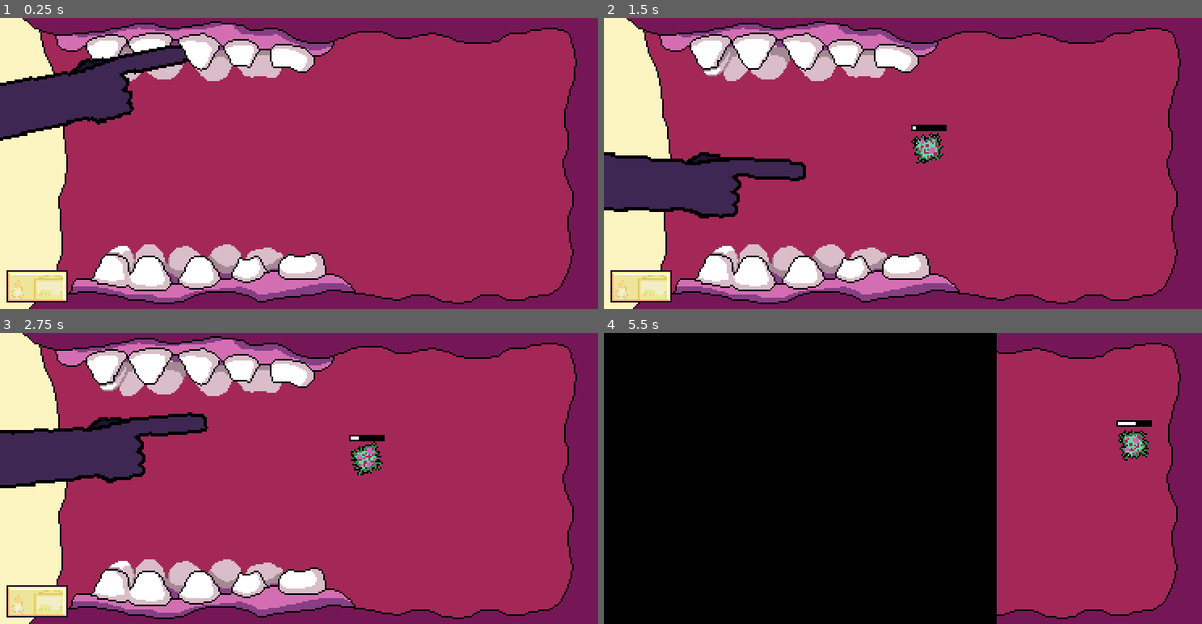
Above: before the commit, frames 1-4 (two rows, left to right).
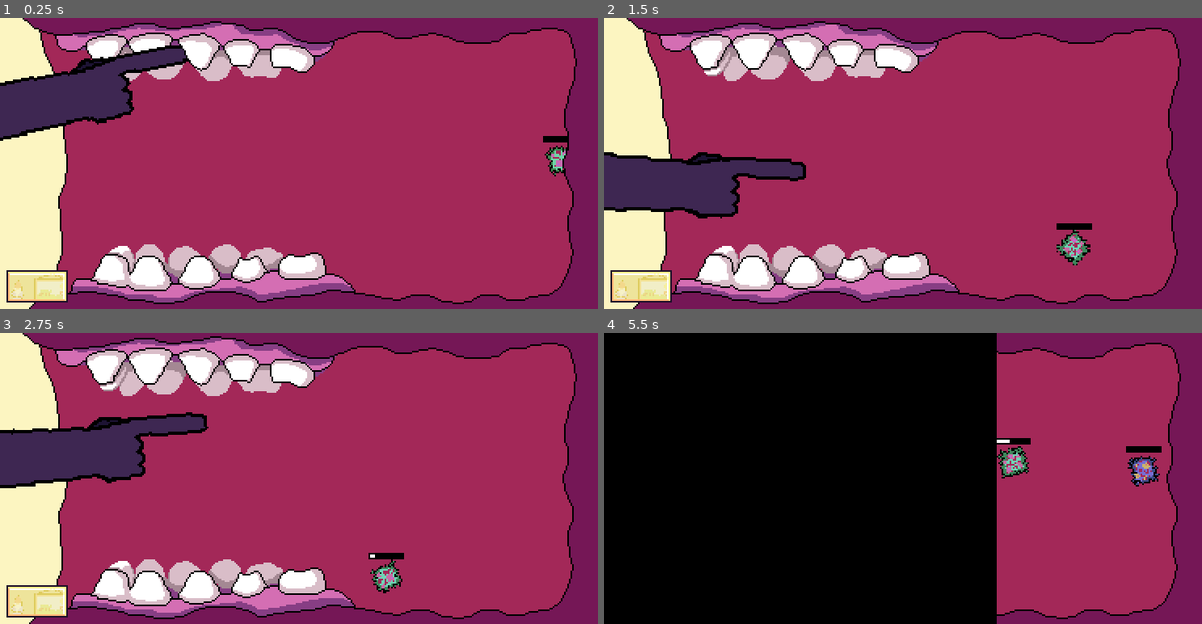
Above: after the commit, the same moments.

Repository: mOtHNOg/Godot-Wild-Jam--35
Game: Godot game, scene res://scenes/SceneManager.tscn
The game is run twice, just before and just after one commit, with the same random seed, the same clock (stepped at 60 frames per second) and the same inputs. Sound files missing from this copy of the repository are replaced by a short silence.
Inputs (mouse positions are in pixels of both pictures, inside the frame that each line leads up to):
- Up to frame 1 (0.25 s): no input
- Up to frame 2 (1.5 s): move the mouse to (1034, 148) at 0.52 s; hold W (up) 0.53-1.28 s; hold Right (right) from 0.53 s (still down); click (1034, 148) at 0.6 s; move the mouse to (783, 178) at 1.27 s; tap W (up) at 1.35 s
- Up to frame 3 (2.75 s): tap W (up) at 1.52, 1.82 s; click (179, 493) at 1.55 s; move the mouse to (358, 414) at 2.02 s; release Right (right) at 2.03 s; hold A (left) from 2.03 s (still down); hold W (up) from 2.03 s (still down); click (358, 414) at 2.1 s
- Up to frame 4 (5.5 s): move the mouse to (873, 536) at 2.77 s; release A (left) at 2.78 s; release W (up) at 2.78 s; hold Right (right) 2.78-4.28 s; tap Space (space) at 2.85, 5 s; tap W (up) at 3.02, 3.32, 4.35, 4.52, 4.82 s; click (873, 536) at 3.05 s; move the mouse to (813, 452) at 3.52 s; hold W (up) 3.53-4.28 s; click (813, 452) at 3.6 s; tap Enter at 4.25 s; move the mouse to (735, 463) at 4.27 s; hold A (left) 4.28-5.03 s; click (735, 463) at 4.55 s; move the mouse to (1046, 478) at 5.02 s; hold Right (right) from 5.03 s (still down); hold W (up) from 5.03 s (still down); click (1046, 478) at 5.1 s

The runs differ from the first frame. In frame 1, 0.4% of the frame differs, in the area x 0-95%, y 7-55%; in frame 2, 1.1%; in frame 3, 1.0%; in frame 4, 1.4%, in the area x 65-94%, y 30-53%.

Commit message:
toothbrush appears at end of all phases (still need wings).. +wip activity warning

Diff:
--- a/assets/resources/EndScreen_animation2.tres
+++ b/assets/resources/EndScreen_animation2.tres
@@ -37,7 +37,7 @@
 "times": PoolRealArray( 0, 8.5, 10.5, 11.7, 12.5, 14, 15 ),
 "transitions": PoolRealArray( 1, 1, 1, 1, 1, 1, 1 ),
 "update": 0,
-"values": [ 0.0, 0.0, 0.57, 0.57, 0.78, 0.78, 1.0 ]
+"values": [ 0.0, 0.0, 0.57, 0.57, 0.785, 0.785, 1.0 ]
 }
 tracks/3/type = "value"
 tracks/3/path = NodePath("BackgroundPerson:modulate")
--- a/scenes/Arm.tscn
+++ b/scenes/Arm.tscn
@@ -6,6 +6,9 @@
 
 [sub_resource type="RectangleShape2D" id=1]
 extents = Vector2( 22, 6 )
+
+[sub_resource type="RectangleShape2D" id=2]
+extents = Vector2( 20, 8 )
 
 [node name="Arm" type="Node2D" groups=[
 "needs_disabling_Mouth",
@@ -26,6 +29,11 @@
 position = Vector2( -14, 0 )
 shape = SubResource( 1 )
 
+[node name="ToothbrushCollision" type="CollisionShape2D" parent="Finger"]
+position = Vector2( -24, 14 )
+shape = SubResource( 2 )
+disabled = true
+
 [node name="Tween" type="Tween" parent="."]
 
 [node name="SFX" type="Node" parent="."]
--- a/scenes/BacteriaSpawner.tscn
+++ b/scenes/BacteriaSpawner.tscn
@@ -7,6 +7,7 @@
 
 [node name="SpawnTimer" type="Timer" parent="."]
 wait_time = 10.0
+one_shot = true
 
 [node name="PhaseTimer" type="Timer" parent="."]
 one_shot = true
--- a/scenes/EndScreen.tscn
+++ b/scenes/EndScreen.tscn
@@ -7,6 +7,7 @@
 [ext_resource path="res://assets/resources/EndScreen_animation.tres" type="Animation" id=5]
 [ext_resource path="res://assets/resources/EndScreen_animation2.tres" type="Animation" id=6]
 [ext_resource path="res://assets/sound/sfx/text.wav" type="AudioStream" id=7]
+[ext_resource path="res://assets/sound/sfx/toothbrush explosion.wav" type="AudioStream" id=8]
 
 [node name="EndScreen" type="Node"]
 script = ExtResource( 1 )
@@ -89,7 +90,8 @@
 [node name="SFX" type="Node" parent="."]
 
 [node name="Explosion" type="AudioStreamPlayer" parent="SFX"]
+stream = ExtResource( 8 )
 
 [node name="Text" type="AudioStreamPlayer" parent="SFX"]
 stream = ExtResource( 7 )
-volume_db = -8.0
+volume_db = -2.0
--- a/scenes/Mouth.tscn
+++ b/scenes/Mouth.tscn
@@ -1,10 +1,12 @@
-[gd_scene load_steps=6 format=2]
+[gd_scene load_steps=8 format=2]
 
 [ext_resource path="res://scenes/BacteriaSpawner.tscn" type="PackedScene" id=1]
 [ext_resource path="res://scenes/Arm.tscn" type="PackedScene" id=2]
-[ext_resource path="res://assets/art/backgrounds/mouth foreground.png" type="Texture" id=3]
-[ext_resource path="res://assets/art/backgrounds/mouth background.png" type="Texture" id=4]
+[ext_resource path="res://assets/art/backgrounds/mouth/background.png" type="Texture" id=3]
+[ext_resource path="res://assets/art/backgrounds/mouth/foreground.png" type="Texture" id=4]
 [ext_resource path="res://scripts/Mouth.gd" type="Script" id=5]
+[ext_resource path="res://assets/art/backgrounds/teeth/foreground/undamaged.png" type="Texture" id=6]
+[ext_resource path="res://assets/art/backgrounds/teeth/background/undamaged.png" type="Texture" id=7]
 
 [node name="Mouth" type="Node2D" groups=[
 "needs_disabling_Mouth",
@@ -15,20 +17,24 @@
 [node name="MouthBackground" type="Sprite" parent="."]
 position = Vector2( 180, 90 )
 z_index = -1
-texture = ExtResource( 4 )
+texture = ExtResource( 3 )
+
+[node name="TeethBackground" type="Sprite" parent="."]
+position = Vector2( 180, 90 )
+texture = ExtResource( 7 )
 
 [node name="BacteriaParent" type="Node2D" parent="."]
 
 [node name="BacteriaSpawner" parent="." instance=ExtResource( 1 )]
-position = Vector2( 416, 90 )
-min_spawn_time = 2
-max_spawn_time = 6
-auto_start = true
+position = Vector2( 380, 90 )
 bacteria_move_area_boundaries = [ Vector2( 176, 40 ), Vector2( 336, 160 ) ]
 
 [node name="Arm" parent="." instance=ExtResource( 2 )]
 
 [node name="MouthForeground" type="Sprite" parent="."]
 position = Vector2( 180, 90 )
-z_index = 1
-texture = ExtResource( 3 )
+texture = ExtResource( 4 )
+
+[node name="TeethForeground" type="Sprite" parent="."]
+position = Vector2( 180, 90 )
+texture = ExtResource( 6 )
--- a/scenes/SceneManager.tscn
+++ b/scenes/SceneManager.tscn
@@ -8,6 +8,7 @@
 [ext_resource path="res://assets/art/ui/to wall button/pressed.png" type="Texture" id=6]
 [ext_resource path="res://assets/sound/sfx/button click.wav" type="AudioStream" id=7]
 [ext_resource path="res://assets/sound/sfx/toothbrush.ogg" type="AudioStream" id=8]
+[ext_resource path="res://assets/font/new_dynamicfont.tres" type="DynamicFont" id=9]
 
 [node name="SceneManager" type="Node"]
 script = ExtResource( 3 )
@@ -18,9 +19,9 @@
 [node name="CanvasLayer" type="CanvasLayer" parent="."]
 layer = 2
 
-[node name="UI" type="Node" parent="CanvasLayer"]
+[node name="UI_HUD" type="Node" parent="CanvasLayer"]
 
-[node name="ViewSwitchButton" type="TextureButton" parent="CanvasLayer/UI"]
+[node name="ViewSwitchButton" type="TextureButton" parent="CanvasLayer/UI_HUD"]
 anchor_top = 1.0
 anchor_bottom = 1.0
 margin_left = 4.0
@@ -34,12 +35,31 @@
 "_edit_use_anchors_": false
 }
 
+[node name="ActivityWarning" type="Label" parent="CanvasLayer/UI_HUD"]
+visible = false
+anchor_top = 1.0
+anchor_bottom = 1.0
+margin_left = 44.0
+margin_top = -21.5
+margin_right = 130.0
+margin_bottom = -7.5
+custom_fonts/font = ExtResource( 9 )
+custom_colors/font_color = Color( 0.870588, 0.8, 0.368627, 1 )
+text = "ACTIVITY AT WALL"
+__meta__ = {
+"_edit_use_anchors_": false
+}
+
+[node name="BlinkTimer" type="Timer" parent="CanvasLayer/UI_HUD/ActivityWarning"]
+wait_time = 0.5
+
 [node name="Transitions" type="Node" parent="CanvasLayer"]
 
 [node name="Wall" parent="." instance=ExtResource( 2 )]
 visible = false
 
 [node name="Mouth" parent="." instance=ExtResource( 1 )]
+position = Vector2( 0, -0.0556793 )
 
 [node name="SFX" type="Node" parent="."]
 
@@ -47,9 +67,15 @@
 stream = ExtResource( 7 )
 volume_db = 4.0
 
-[node name="Music" type="AudioStreamPlayer" parent="."]
-stream = ExtResource( 8 )
+[node name="Music" type="Node" parent="."]
+
+[node name="Music" type="AudioStreamPlayer" parent="Music"]
 autoplay = true
 bus = "Music"
 
-[connection signal="pressed" from="CanvasLayer/UI/ViewSwitchButton" to="." method="_on_ViewSwitchButton_pressed"]
+[node name="Toothbrush" type="AudioStreamPlayer" parent="Music"]
+stream = ExtResource( 8 )
+bus = "Music"
+
+[connection signal="pressed" from="CanvasLayer/UI_HUD/ViewSwitchButton" to="." method="_on_ViewSwitchButton_pressed"]
+[connection signal="timeout" from="CanvasLayer/UI_HUD/ActivityWarning/BlinkTimer" to="." method="_on_BlinkTimer_timeout"]
--- /dev/null
+++ b/scenes/Toothbrush.tscn
@@ -0,0 +1,68 @@
+[gd_scene load_steps=7 format=2]
+
+[ext_resource path="res://scripts/Toothbrush.gd" type="Script" id=1]
+[ext_resource path="res://assets/art/probably not living objects/toothbrush.png" type="Texture" id=2]
+[ext_resource path="res://assets/sound/sfx/toothbrush pick up.wav" type="AudioStream" id=3]
+
+[sub_resource type="RectangleShape2D" id=1]
+extents = Vector2( 40, 40 )
+
+[sub_resource type="Animation" id=3]
+resource_name = "Clicked"
+length = 0.3
+step = 0.025
+tracks/0/type = "value"
+tracks/0/path = NodePath(".:scale")
+tracks/0/interp = 1
+tracks/0/loop_wrap = true
+tracks/0/imported = false
+tracks/0/enabled = true
+tracks/0/keys = {
+"times": PoolRealArray( 0, 0.3 ),
+"transitions": PoolRealArray( -1.5, 1 ),
+"update": 0,
+"values": [ Vector2( 1, 1 ), Vector2( 0, 0 ) ]
+}
+
+[sub_resource type="Animation" id=2]
+resource_name = "Idle"
+length = 4.0
+loop = true
+tracks/0/type = "value"
+tracks/0/path = NodePath(".:offset")
+tracks/0/interp = 0
+tracks/0/loop_wrap = true
+tracks/0/imported = false
+tracks/0/enabled = true
+tracks/0/keys = {
+"times": PoolRealArray( 0, 1, 2, 3, 4 ),
+"transitions": PoolRealArray( 1, 1, 1, 1, 1 ),
+"update": 0,
+"values": [ Vector2( 0, 0 ), Vector2( 0, 1 ), Vector2( 0, 0 ), Vector2( 0, -1 ), Vector2( 0, -1 ) ]
+}
+
+[node name="Toothbrush" type="Area2D"]
+position = Vector2( 185, -64 )
+collision_layer = 512
+collision_mask = 512
+script = ExtResource( 1 )
+
+[node name="CollisionShape2D" type="CollisionShape2D" parent="."]
+shape = SubResource( 1 )
+
+[node name="Tween" type="Tween" parent="."]
+
+[node name="AnimationPlayer" type="AnimationPlayer" parent="."]
+anims/Clicked = SubResource( 3 )
+anims/Idle = SubResource( 2 )
+
+[node name="Sprite" type="Sprite" parent="."]
+texture = ExtResource( 2 )
+
+[node name="PickUpSFX" type="AudioStreamPlayer" parent="."]
+stream = ExtResource( 3 )
+volume_db = -8.0
+
+[connection signal="mouse_entered" from="." to="." method="_on_Toothbrush_mouse_entered"]
+[connection signal="mouse_exited" from="." to="." method="_on_Toothbrush_mouse_exited"]
+[connection signal="tween_completed" from="Tween" to="." method="_on_Tween_tween_completed"]
--- a/scenes/Wall.tscn
+++ b/scenes/Wall.tscn
@@ -93,3 +93,5 @@
 shape = SubResource( 4 )
 one_way_collision = true
 one_way_collision_margin = 6.0
+
+[node name="ToothbrushLayer" type="CanvasLayer" parent="."]
--- a/scripts/Arm.gd
+++ b/scripts/Arm.gd
@@ -4,9 +4,10 @@
 onready var tween = $Tween
 onready var finger = $Finger
 onready var sfx_poke = $SFX/Poke
+onready var arm_sprite = $ArmSprite
+onready var toothbrush_collision = $Finger/ToothbrushCollision
 
 var disabled: bool = false
-var has_toothbrush: bool = false
 
 const rotation_speed = 10
 const arm_extend_time = 0.2
@@ -59,6 +60,12 @@
 		if extending == false:
 			position = lerp(position, rest_pos, arm_retract_speed * delta)
 
+	# set sprite to toothbrush after finding it
+	if Global.has_toothbrush == true:
+		arm_sprite.texture = load("res://assets/art/probably living objects/tooth brush arm.png")
+		arm_sprite.modulate = Color(1, 1, 1, 1)
+		toothbrush_collision.set_deferred("disabled", false)
+
 func poke() -> void:
 	extending = true
 
@@ -90,4 +97,4 @@
 
 		if area is Bacteria:
 			connect("collided_with_bacteria", area, "_on_finger_collision")
-			emit_signal("collided_with_bacteria", has_toothbrush)
+			emit_signal("collided_with_bacteria")
--- a/scripts/Bacteria.gd
+++ b/scripts/Bacteria.gd
@@ -167,8 +167,6 @@
 	if disabled == false:
 		Global.screen_flash(Global.mouth, 0.8, Color(1, 1, 1, 0.9))
 
-	Global.teeth_health -= 1
-
 	queue_free()
 
 func die() -> void:
@@ -203,18 +201,15 @@
 func _on_MoveDelayTimer_timeout() -> void:
 	set_movement()
 
-func _on_finger_collision(poked_with_toothbrush: bool) -> void:
-	if poked_with_toothbrush == true:
-		pass
-	else:
-		if explosive == true:
-			explode()
-		else:
-			die()
+func _on_finger_collision() -> void:
+	if explosive == true and Global.has_toothbrush == false:
+		explode()
+	elif explosive == false:
+		die()
 
 func _on_Shield_area_entered(area):
 	var arm: Node2D = area.get_parent()
-	if arm.extending == true:
+	if arm.extending == true and Global.has_toothbrush == false:
 		# re enable bacteria collision
 		collision.set_deferred("disabled", false)
 
--- a/scripts/BacteriaSpawner.gd
+++ b/scripts/BacteriaSpawner.gd
@@ -9,46 +9,42 @@
 const Bacteria = preload("res://scenes/Bacteria.tscn")
 
 var spawn_data: Dictionary = {
-	"phase_time" : 24,
+	"phase_time" : 2,
 	"min_spawn_time" : 3,
-	"max_spawn_time" : 6,
-	"max_cluster_size" : 2,
+	"max_spawn_time" : 5,
+	"max_cluster_size" : 3,
 	"shielded_chance" : 0.0,
 	"explosive_chance" : 0.0
 }
 
 var phase_data: Dictionary = {
-	"2" : [24, 3, 5, 2, 0.2, 0.2],
-	"3" : [24, 3, 4, 3, 0.33, 0.33],
-	"4" : [24, 2, 4, 3, 0, 0.75],
-	"5" : [24, 2, 3, 3, 0.5, 0.33]
+	"2" : [1, 2, 4, 3, 0, 0.3],
+	"3" : [1, 2, 4, 3, 0.66, 0.15],
+	"4" : [2, 2, 3, 3, 0, 0.75],
+	"5" : [3, 1, 3, 3, 0.87, 0.4]
 }
 
 var current_phase: int = 1
 
-export var min_spawn_time: int
-export var max_spawn_time: int
+export var bacteria_move_area_boundaries = [Vector2(), Vector2()]
 
-export var auto_start: bool = false
-export var bacteria_move_area_boundaries = [Vector2(), Vector2()]
+signal all_phases_complete
+var signal_emitted: bool = false
 
 func _ready():
 
+	connect("all_phases_complete", Global.wall, "_spawn_toothbrush")
+
 	spawn_bacteria()
-
-	spawn_timer.start()
 
 	phase_timer.wait_time = spawn_data.phase_time
 	phase_timer.start()
 
-	print(spawn_data)
-	spawn_data = Global.set_dict_to_array(spawn_data, phase_data["2"])
-	print(spawn_data)
 
 
 func spawn_bacteria() -> void:
-	var spawn_amount = int(rand_range(0, spawn_data.max_cluster_size + 1))
-	for i in spawn_amount:
+	var spawn_amount = int(rand_range(1, spawn_data.max_cluster_size + 1))
+	for i in range(spawn_amount):
 		var bacteria_instance: Bacteria = Bacteria.instance()
 
 		# set important properties before adding
@@ -70,6 +66,9 @@
 
 	# bacteria only spawn precisely on a second
 	spawn_timer.wait_time = int(rand_range(spawn_data.min_spawn_time, spawn_data.max_spawn_time + 1))
+	spawn_timer.start()
+
+
 
 func _on_SpawnTimer_timeout() -> void:
 	spawn_bacteria()
@@ -79,11 +78,17 @@
 	current_phase += 1
 
 	if current_phase <= phase_data.keys().size() + 1:
-
-		print(current_phase)
-		print("phase ", current_phase, " data: ", phase_data[str(current_phase)])
+#		print(current_phase)
+#		print("phase ", current_phase, " data: ", phase_data[str(current_phase)])
 
 		spawn_data = Global.set_dict_to_array(spawn_data, phase_data[str(current_phase)])
 
 		phase_timer.wait_time = spawn_data.phase_time
 		phase_timer.start()
+		print(current_phase)
+
+	# once all phases finish
+	elif signal_emitted == false:
+		print("done!")
+		emit_signal("all_phases_complete")
+		signal_emitted = true
--- a/scripts/EndScreen.gd
+++ b/scripts/EndScreen.gd
@@ -33,12 +33,14 @@
 		bottom_label.text = bottom_text["2"]
 		end_screen_animation = "EndScreen2"
 
-	elif Global.teeth_health_percent == 0:
+	elif Global.teeth_health_percent <= 0:
 		bottom_label.text = bottom_text["3"]
 
 	animation_player.play(end_screen_animation)
 
-func _process(delta):
+	sfx_explosion.play()
+
+func _physics_process(delta):
 	if current_revealing_label.percent_visible != previous_percent_visible:
 		if text_sound_time_left == 0:
 
--- a/scripts/Global.gd
+++ b/scripts/Global.gd
@@ -15,12 +15,14 @@
 }
 
 var picked_up_wall_object: WallObject = null
-var has_toothbrush: bool = true
+
+var toothbrush_exists: bool = false
+var has_toothbrush: bool = false
 
 # keeps track of health globally
-const max_teeth_health = 8
+const max_teeth_health = 6
 var teeth_health: int = max_teeth_health
-var teeth_health_percent: float = 0.5
+var teeth_health_percent: float = 1
 
 
 # starts as true so the first transition will be not reversed
@@ -33,6 +35,7 @@
 # built in functions
 func _ready():
 	randomize()
+	print(teeth_health_percent)
 
 func _input(event):
 	if event.is_action_pressed("fullscreen"):
--- a/scripts/Mouth.gd
+++ b/scripts/Mouth.gd
@@ -2,19 +2,43 @@
 
 # node REFERENCES!!!!!!
 onready var bacteria_parent = $BacteriaParent
+onready var teeth_background = $TeethBackground
+onready var teeth_foreground = $TeethForeground
+
+var damaged_teeth_textures: Dictionary = {
+	"slightly_damaged" : {
+		"background" : load("res://assets/art/backgrounds/teeth/background/slightly damaged.png"),
+		"foreground" : load("res://assets/art/backgrounds/teeth/foreground/slightly damaged.png")
+		},
+	"greatly_damaged" : {
+		"background" : load("res://assets/art/backgrounds/teeth/background/greatly damaged.png"),
+		"foreground" : load("res://assets/art/backgrounds/teeth/foreground/greatly damaged.png")
+		}
+}
 
 var disabled: bool = false
 
-const max_teeth_health = 8
-var teeth_health: int = max_teeth_health
-
 func _ready() -> void:
 	Global.mouth = self
+	print(damaged_teeth_textures["slightly_damaged"]["background"])
 
 func _physics_process(_delta):
 	# when disabled is true, visible will be false and vice versa
 	visible = ! disabled
 	bacteria_parent.visible = ! disabled
 
+	if teeth_background != null:
+		if Global.teeth_health_percent <= 0:
+			teeth_background.hide()
+			teeth_foreground.hide()
+		elif Global.teeth_health_percent < 0.335:
+			teeth_background.texture = damaged_teeth_textures["greatly_damaged"]["background"]
+			teeth_foreground.texture = damaged_teeth_textures["greatly_damaged"]["foreground"]
+		elif Global.teeth_health_percent < 0.667:
+			teeth_background.texture = damaged_teeth_textures["slightly_damaged"]["background"]
+			teeth_foreground.texture = damaged_teeth_textures["slightly_damaged"]["foreground"]
+
+
+
 func _on_bacteria_exploded() -> void:
-	teeth_health -= 1
+	Global.teeth_health -= 1
--- a/scripts/SceneManager.gd
+++ b/scripts/SceneManager.gd
@@ -2,10 +2,11 @@
 
 # NODESSSSSSSSSS
 onready var transitions = $CanvasLayer/Transitions
-onready var view_switch_button = $CanvasLayer/UI/ViewSwitchButton
+onready var view_switch_button = $CanvasLayer/UI_HUD/ViewSwitchButton
 onready var sfx_click = $SFX/Click
-onready var music = $Music
-
+onready var music = $Music/Music
+onready var activity_warning_label = $CanvasLayer/UI_HUD/ActivityWarning
+onready var activity_warning_timer = $CanvasLayer/UI_HUD/ActivityWarning/BlinkTimer
 
 var switch_view_hotkey_pressed: bool = false
 
@@ -16,6 +17,7 @@
 const min_music_lfo_cutoff_hz = 1000
 var music_lfo_speed: float = 8
 
+# ui / hud stuff
 var button_textures: Dictionary = {
 	"to_wall_normal" : load("res://assets/art/ui/to wall button/normal.png"),
 	"to_wall_hover" : load("res://assets/art/ui/to wall button/hover.png"),
@@ -24,6 +26,8 @@
 	"to_mouth_hover" : load("res://assets/art/ui/to mouth button/hover.png"),
 	"to_mouth_pressed" : load("res://assets/art/ui/to mouth button/pressed.png")
 }
+
+var blink_timer_started: bool = false
 
 var needs_disabling_group_name_template: String = "needs_disabling_{view}"
 var needs_disabling_groups: Dictionary
@@ -55,8 +59,28 @@
 	# apply music lfo effect
 	if Global.views.active == Global.mouth:
 		music_lfo_effect.cutoff_hz = lerp(music_lfo_effect.cutoff_hz, max_music_lfo_cutoff_hz, music_lfo_speed * delta)
+
+		# handle activity warning stuff
+		if Global.toothbrush_exists == true and Global.has_toothbrush == false:
+			activity_warning_label.show()
+			if blink_timer_started == false:
+				blink_timer_started = true
+				activity_warning_timer.start()
+			print(activity_warning_timer.time_left)
+
+		elif Global.has_toothbrush == true:
+			print("eee")
+			blink_timer_started = false
+			activity_warning_timer.stop()
+			activity_warning_label.hide()
+
+	# still applying music lfo effect
 	else:
 		music_lfo_effect.cutoff_hz = lerp(music_lfo_effect.cutoff_hz, min_music_lfo_cutoff_hz, music_lfo_speed * delta)
+
+		# still handling activity warning stuff
+		activity_warning_label.hide()
+		activity_warning_timer.stop()
 
 func _on_view_transition_covered() -> void:
 	Global.views = Global.swap_dict_values(Global.views)
@@ -83,3 +107,8 @@
 	view_switch_button.disabled = true
 	sfx_click.play()
 	Global.view_transition(transitions, self, "_on_view_transition_covered", "_on_view_transition_over", 0.75)
+
+
+func _on_BlinkTimer_timeout():
+	print("hiiiii")
+	activity_warning_label.visible = ! activity_warning_label.visible
--- /dev/null
+++ b/scripts/Toothbrush.gd
@@ -0,0 +1,50 @@
+extends Area2D
+
+# n
+onready var tween = $Tween
+onready var animation_player = $AnimationPlayer
+onready var collision = $CollisionShape2D
+onready var pick_up_sfx = $PickUpSFX
+
+# position / animation related variables
+onready var final_pos: Vector2 = get_viewport().size / 2
+var at_final_pos: bool = false
+var tween_time: float = 2
+
+export var offset: Vector2 = Vector2.ZERO
+
+# control related variables
+var mouse_entered: bool = false
+
+func _ready() -> void:
+	Global.toothbrush_exists = true
+
+	# toothbrush will start out of screen and fly to the final pos
+	tween.interpolate_property(self, "position", position, final_pos,
+		tween_time, Tween.TRANS_CUBIC, Tween.EASE_OUT)
+	tween.start()
+
+func _process(_delta):
+	if at_final_pos == true:
+		position = final_pos + offset
+
+	if mouse_entered == true and Input.is_action_just_pressed("left_click"):
+		Global.has_toothbrush = true
+
+		collision.set_deferred("disabled", true)
+
+		pick_up_sfx.play()
+		animation_player.play("Clicked")
+		yield(animation_player, "animation_finished")
+
+		queue_free()
+
+func _on_Tween_tween_completed(_object, _key):
+	at_final_pos = true
+	animation_player.play("Idle")
+
+func _on_Toothbrush_mouse_entered():
+	mouse_entered = true
+
+func _on_Toothbrush_mouse_exited():
+	mouse_entered = false
--- a/scripts/Wall.gd
+++ b/scripts/Wall.gd
@@ -1,9 +1,16 @@
 extends Node2D
+
+#onready var toothbrush_layer = $ToothbrushLayer
+const toothbrush_object = preload("res://scenes/Toothbrush.tscn")
 
 var disabled: bool = false
 
-func _ready():
+func _ready() -> void:
 	Global.wall = self
 
-func _process(_delta):
+func _process(_delta) -> void:
 	visible = ! disabled
+
+func _spawn_toothbrush() -> void:
+	var toothbrush_instance = toothbrush_object.instance()
+	add_child(toothbrush_instance)
Binary file removed: assets/art/backgrounds/mouth background.png
Binary file removed: assets/art/backgrounds/mouth foreground.png
Binary file removed: assets/art/backgrounds/mouth.png
Binary file added: assets/art/backgrounds/mouth/background.png
Not shown, added: assets/art/backgrounds/mouth/background.png.import
Binary file added: assets/art/backgrounds/mouth/foreground.png
Not shown, added: assets/art/backgrounds/mouth/foreground.png.import
Binary file added: assets/art/backgrounds/teeth/background/greatly damaged.png
Not shown, added: assets/art/backgrounds/teeth/background/greatly damaged.png.import
Binary file added: assets/art/backgrounds/teeth/background/slightly damaged.png
Not shown, added: assets/art/backgrounds/teeth/background/slightly damaged.png.import
Binary file added: assets/art/backgrounds/teeth/background/undamaged.png
(and 35 more such lines)
